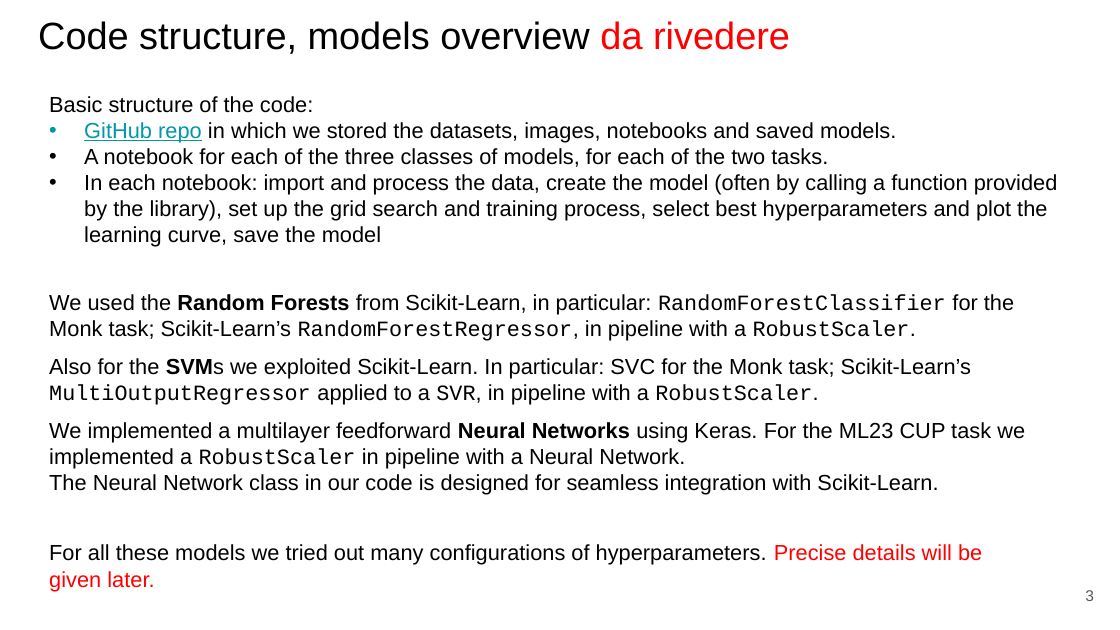
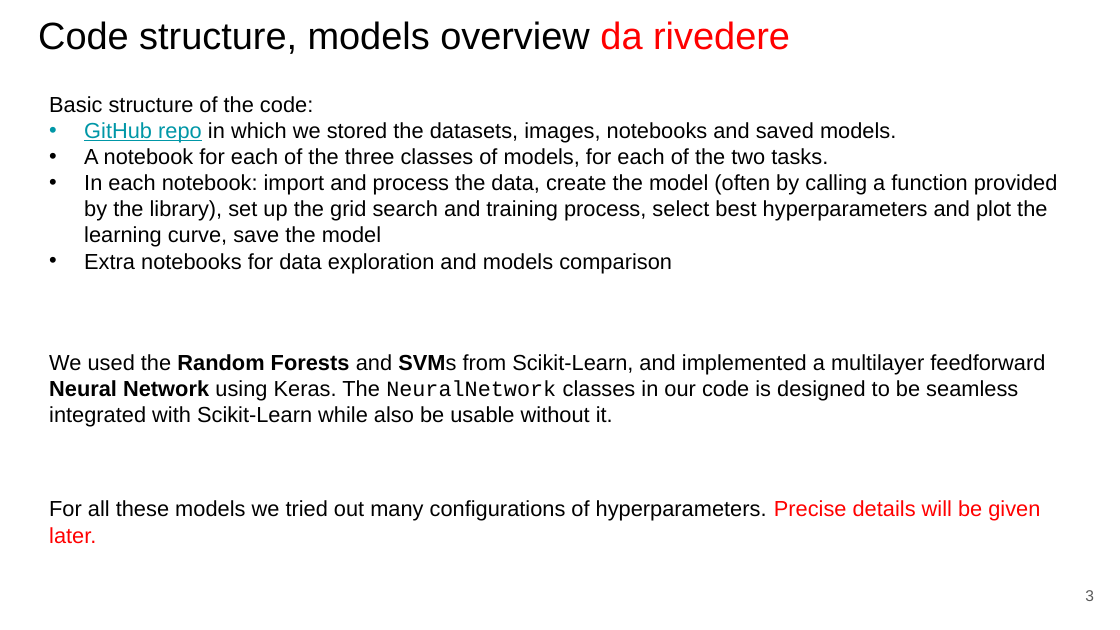
Before and after one commit to paolo-junior-mollica/machine-learning-project, a slide deck: slide 3 of relazione/ML-2023-PRJ-Slides-Demo.pptx. Drawn at 1120x630 pixels with LibreOffice and Linux fonts; fonts in the diff are those of the drawing. Boxes give left, top, right and bottom in pixels: in the first picture for what was removed or moved away, otherwise in the second. Text is boxed around its words. In the diff, an @@ line names an element or a change of style, - is before the commit and + after.

```diff
--- a/relazione/ML-2023-PRJ-Slides-Demo.pptx
+++ b/relazione/ML-2023-PRJ-Slides-Demo.pptx
@@ text at (84, 253, 672, 273): paragraph added @@
+• Extra notebooks for data exploration and models comparison
@@ text removed at (49, 294, 1014, 341) @@
-We used the Random Forests from Scikit-Learn, in particular: RandomForestClassifier for the Monk task; Scikit-Learn’s RandomForestRegressor, in pipeline with a RobustScaler.
@@ text at (49, 354, 1045, 427): text changed @@
-We implemented a multilayer feedforward Neural Networks using Keras. For the ML23 CUP task we implemented a RobustScaler in pipeline with a Neural Network.
-The Neural Network class in our code is designed for seamless integration with Scikit-Learn.
+We used the Random Forests and SVMs from Scikit-Learn, and implemented a multilayer feedforward Neural Network using Keras. The NeuralNetwork classes in our code is designed to be seamless integrated with Scikit-Learn while also be usable without it.
@@ text removed at (49, 358, 971, 405) @@
-Also for the SVMs we exploited Scikit-Learn. In particular: SVC for the Monk task; Scikit-Learn’s MultiOutputRegressor applied to a SVR, in pipeline with a RobustScaler.
@@ text "For all these models we ..." rewrapped from (49, 544, 982, 591) to (49, 500, 1040, 544) @@
```
Also in this commit, not shown: 15 other slides changed, 1 slide added.
